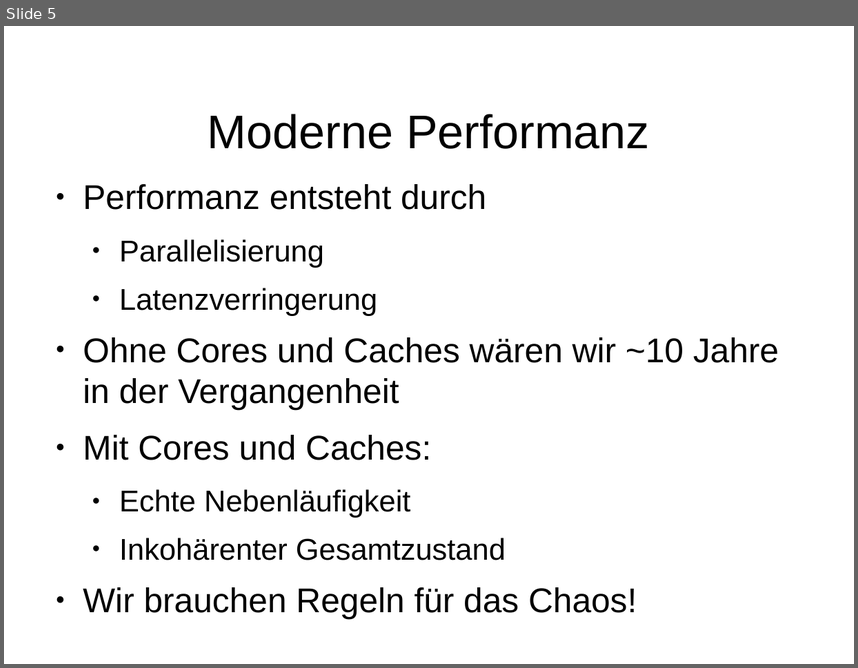
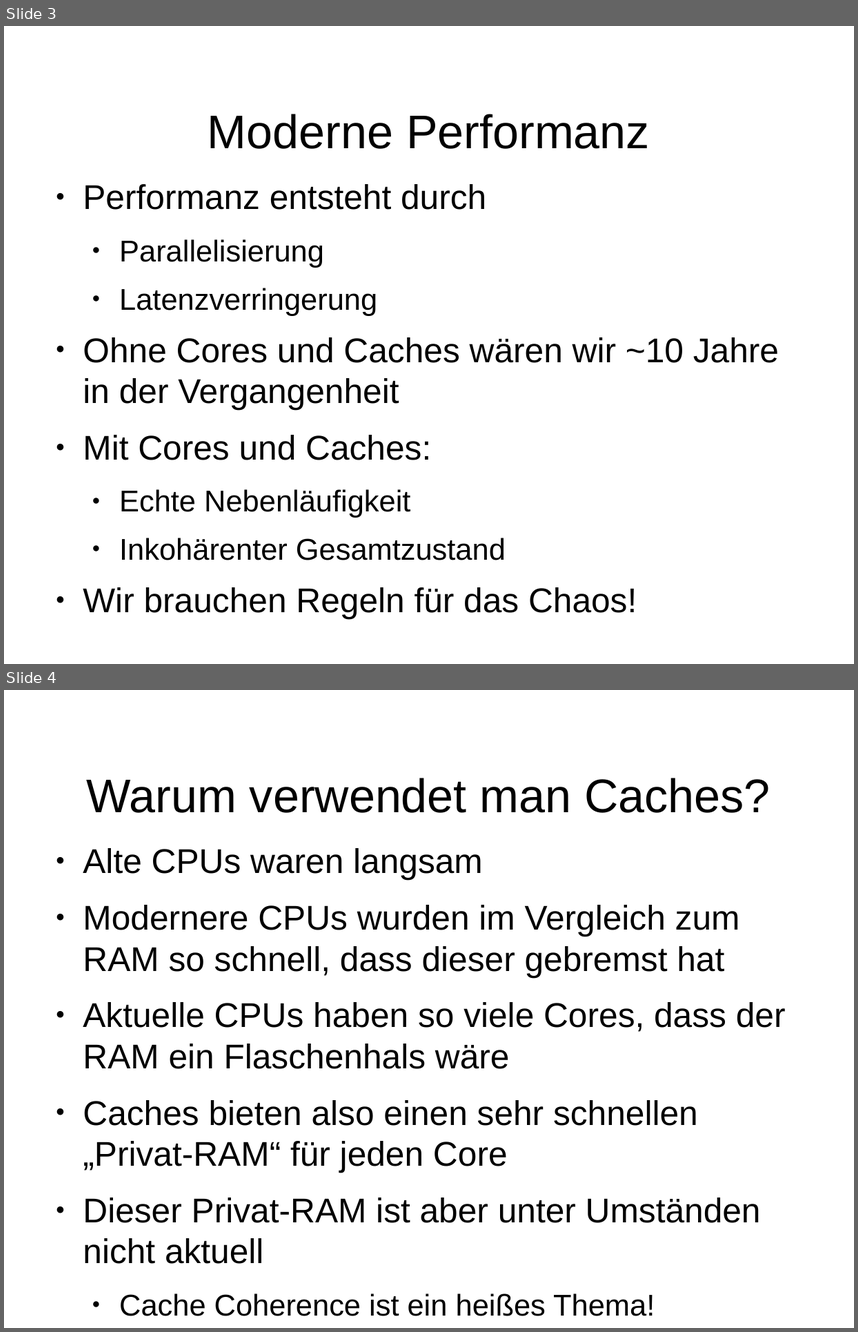
Before and after one commit to dlindner/vorlesung-se2-dhbw, a slide deck: added_2016/Java Memory Model.odp. Shown one above the other, each under a label of ours: slide 5 before the commit, slides 3 and 4 after it. The pictures are 858x668 and 858x1332 pixels, drawn with LibreOffice and Linux fonts; fonts in the diff are those of the drawing; background and template pictures are left out. Boxes give left, top, right and bottom in pixels: in the first picture for what was removed or moved away, otherwise in the second. Text is boxed around its words. In the diff, an @@ line names an element or a change of style, - is before the commit and + after.

```diff
--- a/added_2016/Java Memory Model.odp
+++ b/added_2016/Java Memory Model.odp
@@ slide 4 added at bbox=[4, 690, 854, 1328], background picture (left out) @@
@@ title added at bbox=[86, 778, 770, 813], 44 pt, text #000000 @@
+Warum verwendet man Caches?
@@ text added at bbox=[83, 848, 786, 1316], 32 pt, text #000000 @@
+● Alte CPUs waren langsam
+● Modernere CPUs wurden im Vergleich zum RAM so schnell, dass dieser gebremst hat
+● Aktuelle CPUs haben so viele Cores, dass der RAM ein Flaschenhals wäre
+● Caches bieten also einen sehr schnellen „Privat-RAM“ für jeden Core
+● Dieser Privat-RAM ist aber unter Umständen nicht aktuell
+  ● Cache Coherence ist ein heißes Thema!
@@ what was slide 5 is now slide 3 @@
```
Also in this commit, not shown: 1 slide changed, 9 other slides added, 10 slides removed.
